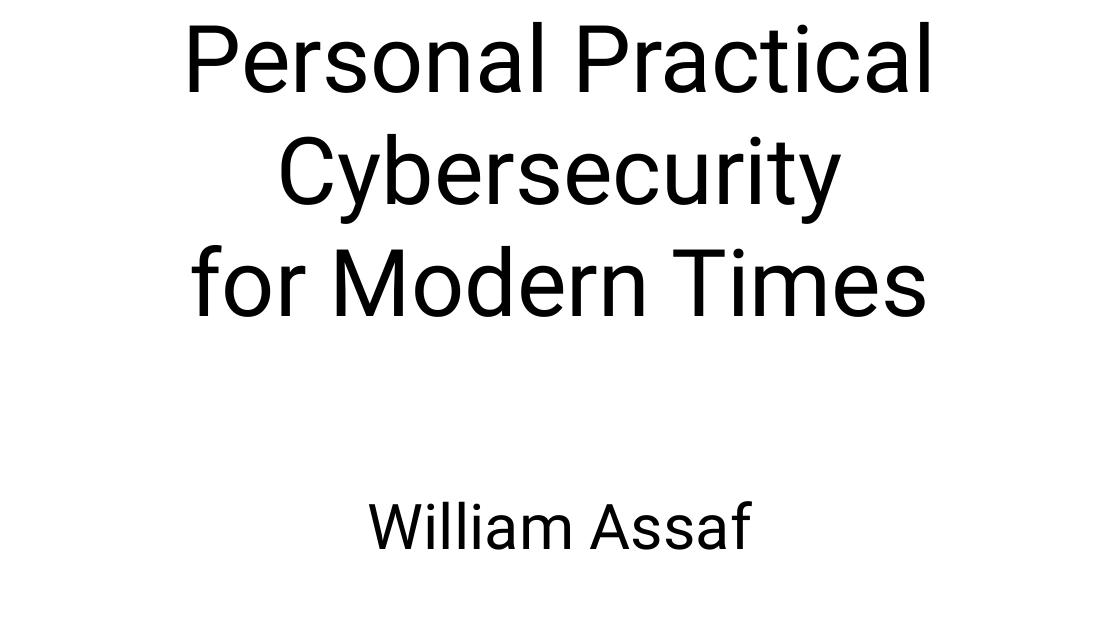
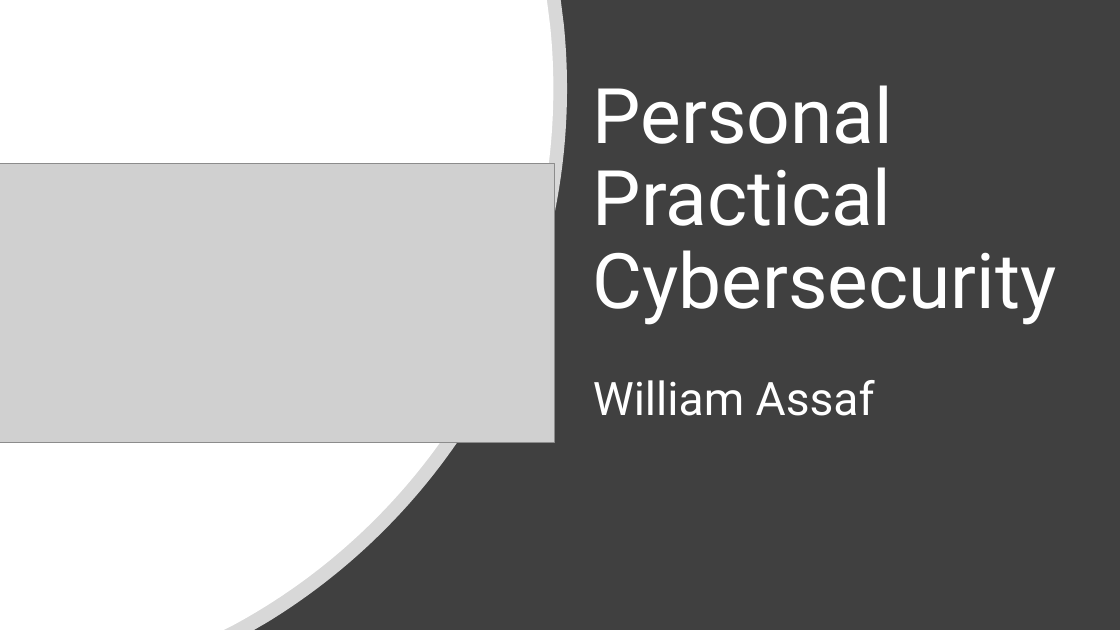
Before and after one commit to williamadba/Public-Presentations, a slide deck: slide 1 of Activ8 Lightning Night 2020/Personal Practical Cybersecurity.pptx. Drawn at 1120x630 pixels with LibreOffice and Linux fonts; fonts in the diff are those of the drawing; grey boxes stand for pictures. Boxes give left, top, right and bottom in pixels: in the first picture for what was removed or moved away, otherwise in the second. Text is boxed around its words. In the diff, an @@ line names an element or a change of style, - is before the commit and + after.

```diff
--- a/Activ8 Lightning Night 2020/Personal Practical Cybersecurity.pptx
+++ b/Activ8 Lightning Night 2020/Personal Practical Cybersecurity.pptx
@@ rectangle added at bbox=[0, 0, 1120, 630], fill #404040 @@
@@ freeform shape added at bbox=[0, 0, 567, 630], fill #FFFFFF at 80% opacity @@
@@ freeform shape added at bbox=[0, 0, 554, 630], fill #FFFFFF @@
@@ title at bbox=[593, 85, 1057, 416]: text changed; size 80.1 to 65.7 pt; text colour #000000 to #FFFFFF @@
-Personal Practical Cybersecurity
-for Modern Times
-William Assaf
+Personal Practical Cybersecurity
+William Assaf
@@ picture added at bbox=[0, 164, 555, 442] @@
```
Also in this commit, not shown: 14 other slides changed, 1 slide removed.
